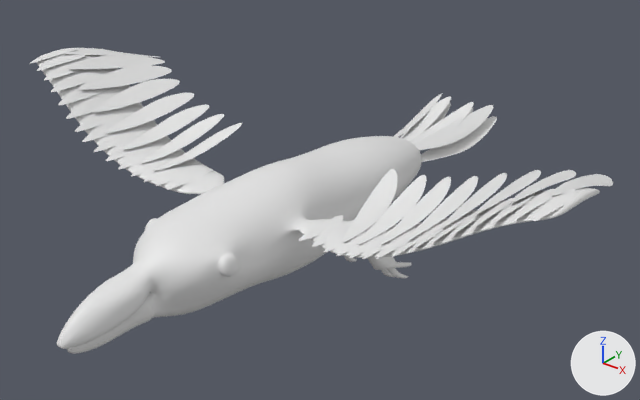
A saved change to the FBX model bubble-height/Assets/Models/Mesh/Uccello2.fbx.
Rendered twice from a 50 mm camera at (1.79, -1.73, 1.38) aimed at (0.02, 0.48, 0.01). Arrows for +X, +Y and +Z are at lower right; the lights stay in place.

In view in the first picture: 'Uccello.001'.
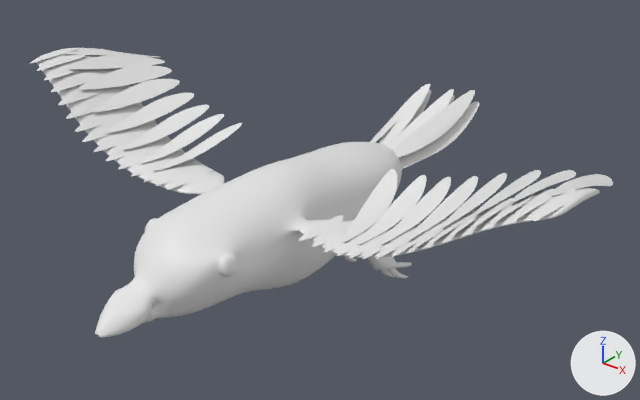
Commit message: Modifica uccello grigio

The change, as a list of edits to the scene's bpy script:
```text
Change me_cubo_002:
    used by ob_uccello_001; location = (0.0, 0.0, 0.0)
    remove me_cubo_002.from_pydata(...)  # 12744 vertices, 11824 faces; spans x -1.05..1.05, y -0.62..1.52, z -0.45..0.42
    add me_cubo_002.from_pydata(...)  # 12744 vertices, 11824 faces; spans x -1.05..1.05, y -0.5..1.42, z -0.45..0.42
    me_cubo_002 part 1: the loose piece of 81 vertices spanning x 0.0..0.09, y 0.96..1.47, z 0.03..0.11 is multiplied about its middle by the matrix ((1.02, 0.0, -0.01), (-0.001, 1.002, -0.189), (0.01, 0.189, 1.002)), then moved by (0.0, -0.17, 0.06)
    me_cubo_002 part 2: the loose piece of 81 vertices spanning x 0.04..0.15, y 0.97..1.52, z 0.02..0.1 is turned 10.8 degrees about the x axis through its middle and scaled by 1.02, then moved by (0.0, -0.17, 0.06)
    me_cubo_002 part 3: the loose piece of 81 vertices spanning x 0.0..0.09, y 0.96..1.47, z 0.0..0.08 is multiplied about its middle by the matrix ((1.02, -0.001, -0.01), (-0.001, 1.004, -0.182), (0.01, 0.182, 1.004)), then moved by (0.0, -0.17, 0.06)
    me_cubo_002 part 4: the loose piece of 81 vertices spanning x 0.06..0.17, y 0.97..1.52, z -0.03..0.05 is multiplied about its middle by the matrix ((1.03, -0.006, 0.008), (0.008, 1.012, -0.192), (-0.007, 0.192, 1.012)), then moved by (0.0, -0.17, 0.06)
    me_cubo_002 part 5: the loose piece of 81 vertices spanning x -0.09..0.0, y 0.96..1.47, z 0.03..0.11 is turned 10.8 degrees about the x axis through its middle and scaled by 1.02, then moved by (0.0, -0.17, 0.06)
    me_cubo_002 part 6: the loose piece of 81 vertices spanning x -0.15..-0.04, y 0.97..1.52, z 0.02..0.1 is multiplied about its middle by the matrix ((1.049, 0.008, 0.037), (-0.004, 1.043, -0.117), (-0.037, 0.117, 1.043)), then moved by (0.0, -0.15, 0.05)
    me_cubo_002 part 7: the loose piece of 81 vertices spanning x -0.09..0.0, y 0.96..1.47, z -0.01..0.08 is multiplied about its middle by the matrix ((1.02, -0.001, 0.02), (0.005, 1.004, -0.181), (-0.019, 0.181, 1.004)), then moved by (0.0, -0.16, 0.06)
    me_cubo_002 part 8: 2207 of 12744 vertices moved; they spanned x -0.18..0.2, y -0.62..1.07, z -0.21..0.18 and now span x -0.18..0.2, y -0.5..0.95, z -0.22..0.17; mean shift (0.0, 0.02, -0.02); largest move (0.06, 1.05, 0.03) -> (0.06, 0.9, 0.06)
```

Boxes (x1, y1, x2, y2) around the edits, measured in the pictures (640 x 400 px; the box of a moved part takes in the faces that stretch with it):
'Uccello.001', reshaped
    before: (29, 48, 613, 354)
    after: (29, 48, 613, 337)
part 1 of me_cubo_002, moved or reshaped
    before: (410, 102, 474, 144)
    after: (387, 89, 454, 150)
part 2 of me_cubo_002, moved or reshaped
    before: (414, 105, 493, 150)
    after: (393, 90, 475, 158)
part 3 of me_cubo_002, moved or reshaped
    before: (419, 108, 473, 151)
    after: (447, 95, 455, 106)
part 4 of me_cubo_002, moved or reshaped
    before: (421, 116, 497, 162)
    after: (400, 102, 479, 169)
part 5 of me_cubo_002, moved or reshaped
    before: (403, 96, 451, 141)
    after: (379, 84, 430, 146)
part 6 of me_cubo_002, moved or reshaped
    before: (393, 93, 443, 137)
    after: (370, 84, 426, 142)
part 7 of me_cubo_002, moved or reshaped
    before: (425, 102, 451, 131)
    after: (401, 90, 431, 132)
part 8 of me_cubo_002, moved or reshaped
    before: (57, 136, 422, 354)
    after: (95, 142, 402, 337)
